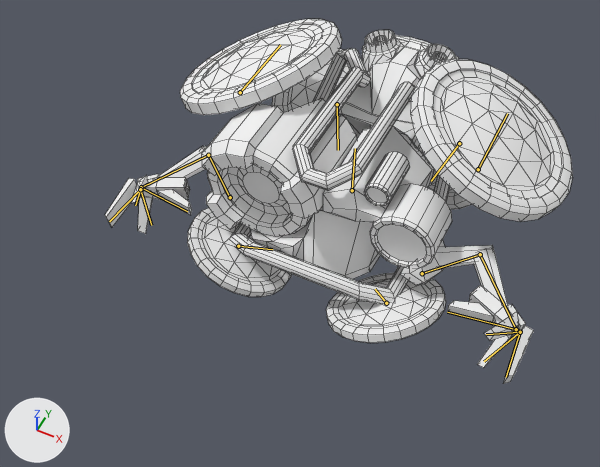
What one commit did to the Blender file client/Assets/Models/Units/BlendModels/PowerSurge.blend.
Camera for both pictures: a 50 mm lens placed at (3.81, -9.81, 14.55), pointed at (-0.48, -1.23, 3.83). Every picture has the same lights, and +X, +Y and +Z are marked at lower left. The bones that bend it are drawn over the model as lines. Mesh edges are drawn as thin lines.
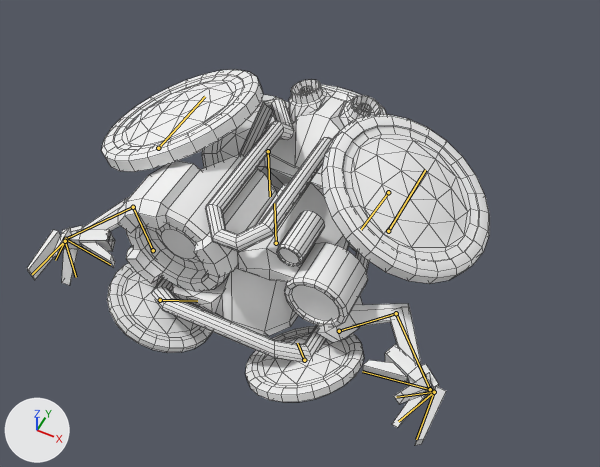
The newer file adds an action. The first version stands in its rest pose; the second is drawn at frame 603 of the action 'Move0'.

Boxes [x1, y1, x2, y2] around the edits, measured in the pictures (600 x 467 px):
'mesh02', posed
    before: [105, 19, 573, 384]
    after: [27, 70, 490, 445]
bone 'Body', root to tip
    before: (352, 190) to (355, 148)
    after: (276, 243) to (274, 203)

The edits, one by one:
Bone 'HandIK' (bone_handik) moves from (0.0, 0.0, 0.0) to (-0.87, -1.27, -0.54).
Bone 'Body' (bone_body) moves from (0.0, 0.0, 0.0) to (-0.88, -0.58, 1.24).
Bone 'FanBase.L' (bone_fanbase_l) moves from (0.0, 0.0, 0.0) to (-0.83, -0.26, 1.4).
Bone 'HandIK.001' (bone_handik_001) moves from (0.0, 0.0, 0.0) to (-0.88, -1.24, -0.58).
Bone 'FanBase.R.001' (bone_fanbase_r_001) moves from (0.0, 0.0, 0.0) to (-0.64, 0.93, 1.22).
Bone 'Fan.L.002' (bone_fan_l_002) moves from (0.0, 0.0, 0.0) to (-0.88, -1.24, -0.58).
Bone 'Fan.R.002' (bone_fan_r_002) moves from (0.0, 0.0, 0.0) to (-0.88, -1.24, -0.58).
Bone 'FanBase.L.001' (bone_fanbase_l_001) moves from (0.0, 0.0, 0.0) to (-1.36, 0.89, 0.17).
Bone 'Fan.L.003' (bone_fan_l_003) moves from (0.0, 0.0, 0.0) to (-0.88, -1.24, -0.58).
Bone 'FanBase.L.002' (bone_fanbase_l_002) moves from (0.0, 0.0, 0.0) to (-1.17, -1.15, -0.12).
Bone 'Fan.L.005' (bone_fan_l_005) moves from (0.0, 0.0, 0.0) to (-0.88, -1.24, -0.58).
Bone 'FanBase.R.003' (bone_fanbase_r_003) moves from (0.0, 0.0, 0.0) to (-0.53, 1.55, -0.23).
Bone 'Fan.R.007' (bone_fan_r_007) moves from (0.0, 0.0, 0.0) to (-0.88, -1.24, -0.58).
Bone 'FanBase.R.004' (bone_fanbase_r_004) moves from (0.0, 0.0, 0.0) to (-1.43, 0.0, 0.82).
Bone 'Fan.R.009' (bone_fan_r_009) moves from (0.0, 0.0, 0.0) to (-0.88, -1.24, -0.58).
